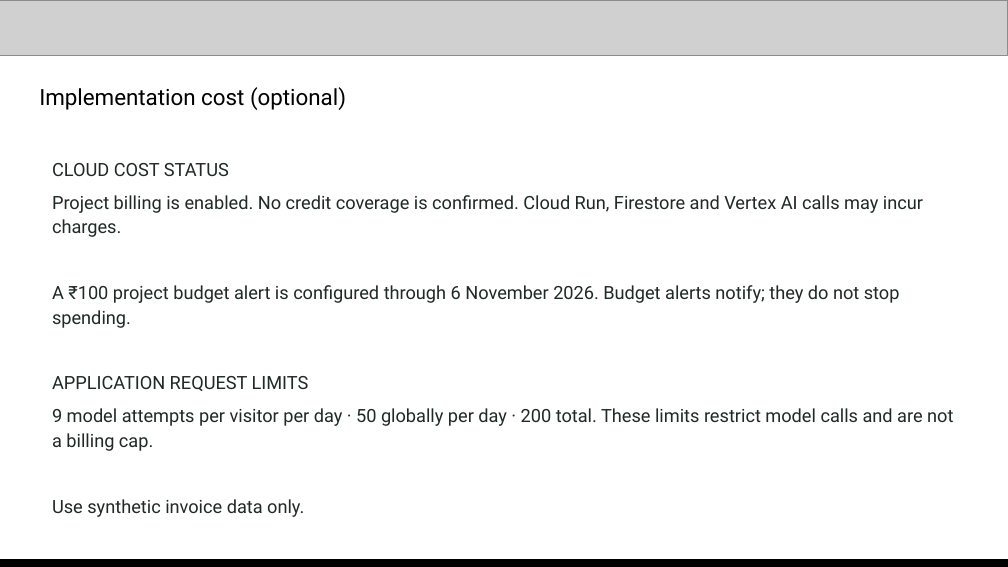
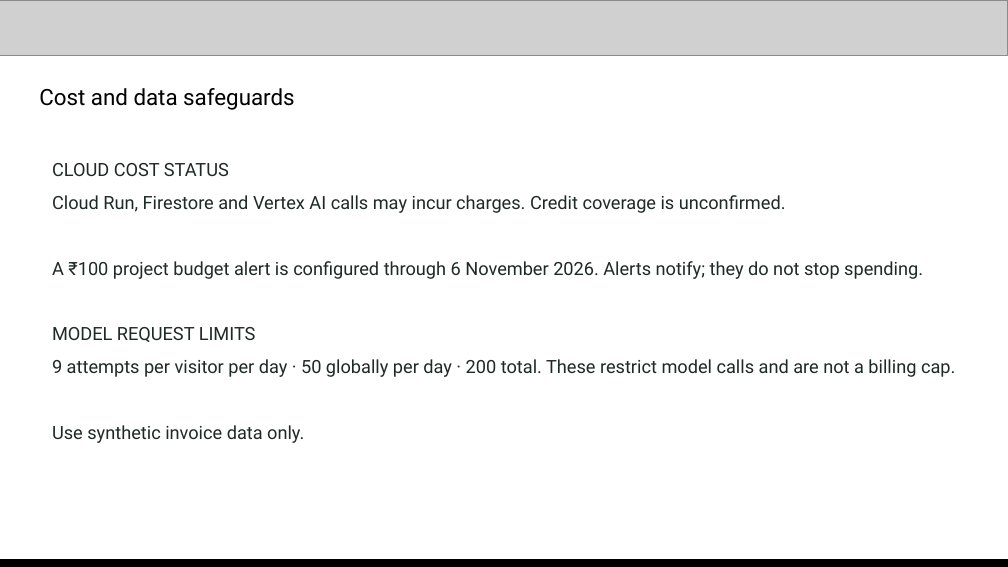
Before and after one commit to NikhilBudaniya/scamshield, a slide deck: slide 9 of artifacts/scamshield-hack2skill-submission.pptx (slide 10 before the commit). Drawn at 1008x567 pixels with LibreOffice and Linux fonts; fonts in the diff are those of the drawing; grey boxes stand for pictures. Boxes give left, top, right and bottom in pixels: in the first picture for what was removed or moved away, otherwise in the second. Text is boxed around its words. In the diff, an @@ line names an element or a change of style, - is before the commit and + after.

```diff
--- a/artifacts/scamshield-hack2skill-submission.pptx
+++ b/artifacts/scamshield-hack2skill-submission.pptx
@@ text at bbox=[39, 88, 294, 110]: text changed @@
-Implementation cost (optional)
+Cost and data safeguards
@@ text at bbox=[52, 195, 955, 377]: text changed @@
-Project billing is enabled. No credit coverage is confirmed. Cloud Run, Firestore and Vertex AI calls may incur charges.
-A ₹100 project budget alert is configured through 6 November 2026. Budget alerts notify; they do not stop spending.
-APPLICATION REQUEST LIMITS
-9 model attempts per visitor per day · 50 globally per day · 200 total. These limits restrict model calls and are not a billing cap.
+Cloud Run, Firestore and Vertex AI calls may incur charges. Credit coverage is unconfirmed.
+A ₹100 project budget alert is configured through 6 November 2026. Alerts notify; they do not stop spending.
+MODEL REQUEST LIMITS
+9 attempts per visitor per day · 50 globally per day · 200 total. These restrict model calls and are not a billing cap.
```
Also in this commit, not shown: 7 other slides changed, 2 slides added, 4 slides removed, 3 other files.
